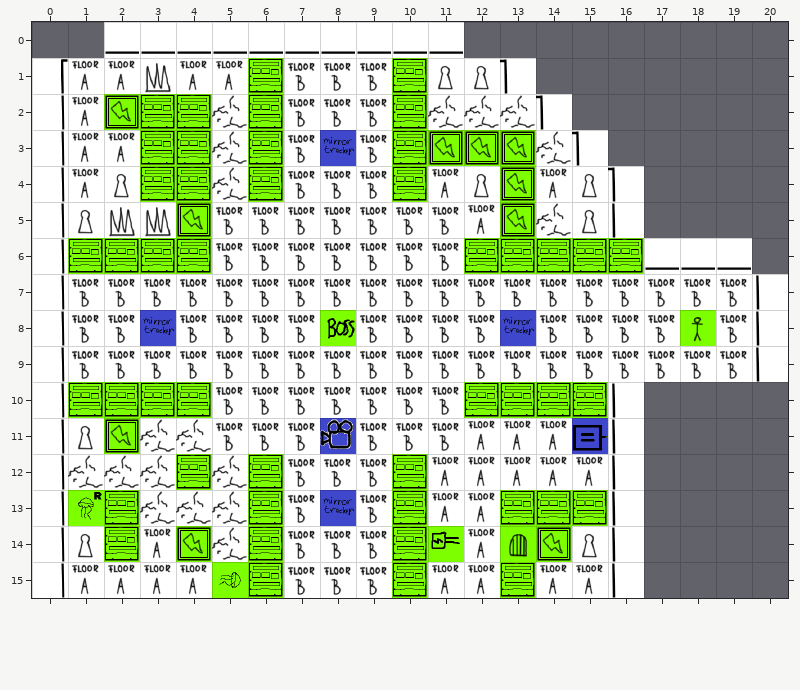
Level history. Tiled map: assets/levels/BossLevelAlternativeCamera.tmx. Above is the file before it was changed.
Cells are 64x64 px. Shown: x 0..20, y 0..15.
After:
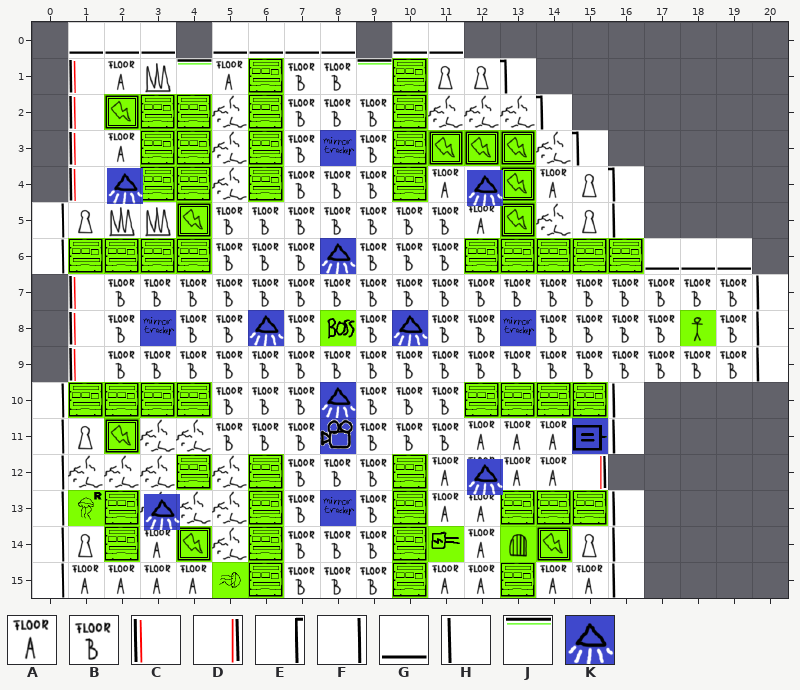
Key: from "Tileset": A 0, B 1, C 8, D 10, E 16, F 20, G 21, H 22, J 30, K 75.
_ is an empty cell, . an unchanged one.
Objects are placed by their top-left corner, in cells (3,4 is the top-left corner of cell 3,4); size is 1x1 cell unless given.
What changed:
--- layer "Tile Layer 1"
@@ x 0..9 @@
- 0 ._..G....G
- 1 EA..A....B
- 2 FA........
- 3 FA........
- 4 FA........
+ 0 .G.._...._
+ 1 _C..J....J
+ 2 _C........
+ 3 _C........
+ 4 _C........
@@ x 0..1 @@
- 7 FB
- 8 FB
- 9 FB
+ 7 _C
+ 8 _C
+ 9 _C
@@ x 15..16 @@
-12 AH
+12 D_
--- layer "Object Layer 1"
+K at 2.1,4.1
+K at 12.1,4.1
+K at 8,6
+K at 6,8
+K at 10,8
+K at 8,10
+K at 12.1,12.1
+K at 3.1,13.1
